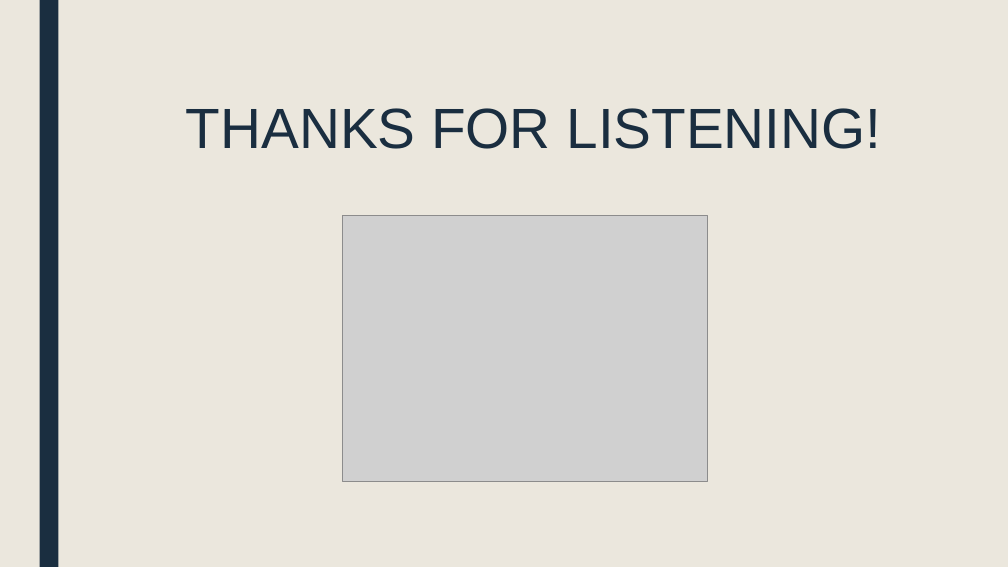
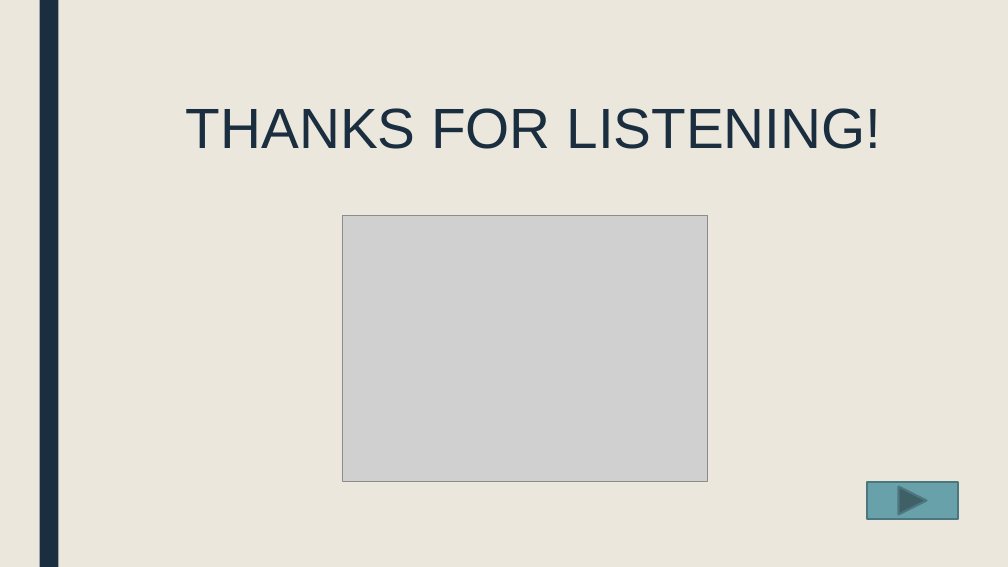
Before and after one commit to khuyen123/DoAnTotNghiep, a slide deck: slide 13 of Word/PhamKhuyen_Slide.pptx (slide 12 before the commit). Drawn at 1008x567 pixels with LibreOffice and Linux fonts; fonts in the diff are those of the drawing; grey boxes stand for pictures. Boxes give left, top, right and bottom in pixels: in the first picture for what was removed or moved away, otherwise in the second. Text is boxed around its words. In the diff, an @@ line names an element or a change of style, - is before the commit and + after.

```diff
--- a/Word/PhamKhuyen_Slide.pptx
+++ b/Word/PhamKhuyen_Slide.pptx
@@ action button forward next added at [867,482,958,519], fill #69A1AB, outline #4E777F 2 pt @@
```
Also in this commit, not shown: 7 other slides changed, 2 slides added, 2 slides removed, 20 other files.
